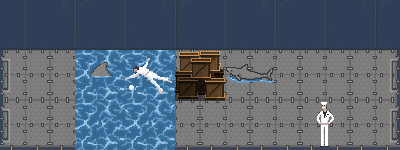
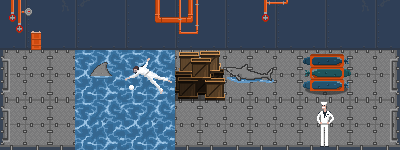
Layers edited between the first and the second 400x150 image:
renamed "wall_back_02 copy 2" to "wall_back_04", moved it above "wall_back_03", painted on it over box(262, 0, 290, 22)
renamed "wall_back_02 copy" to "wall_back_03", moved it above "shark_fin_01_L", painted on it over box(155, 0, 199, 34)
added layer "torpedoRack_01" above "wall_back_05" over box(303, 54, 351, 95)
renamed "wall_back_01" to "wall_back_05", painted on it over box(9, 0, 41, 50)
